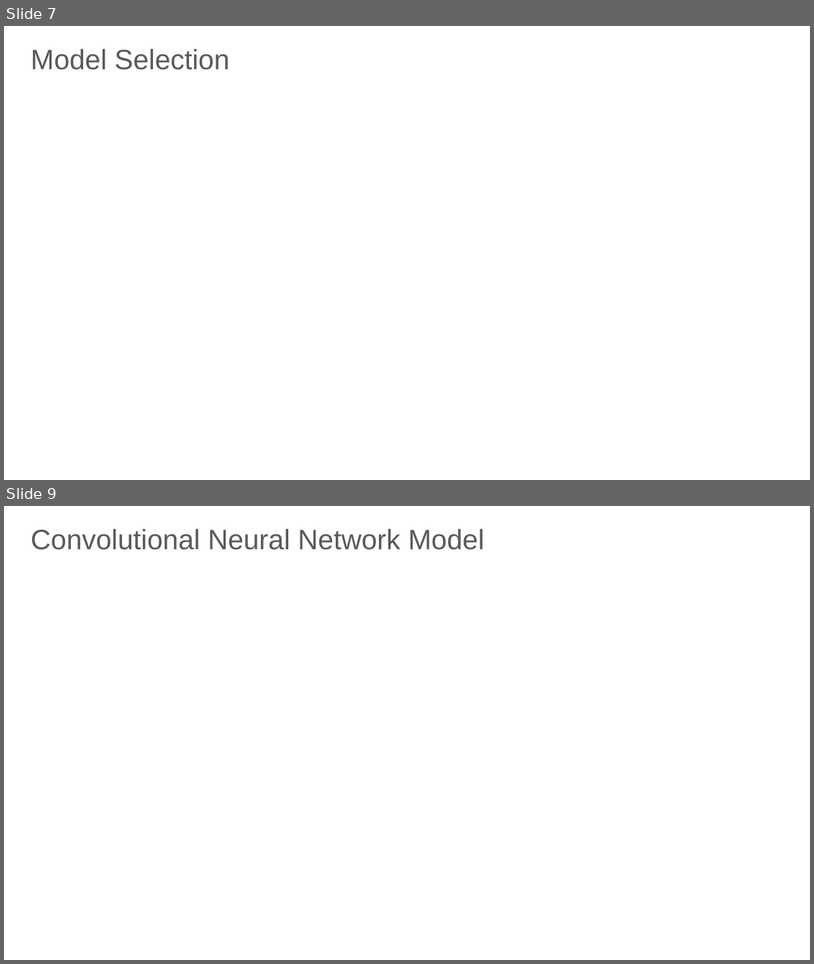
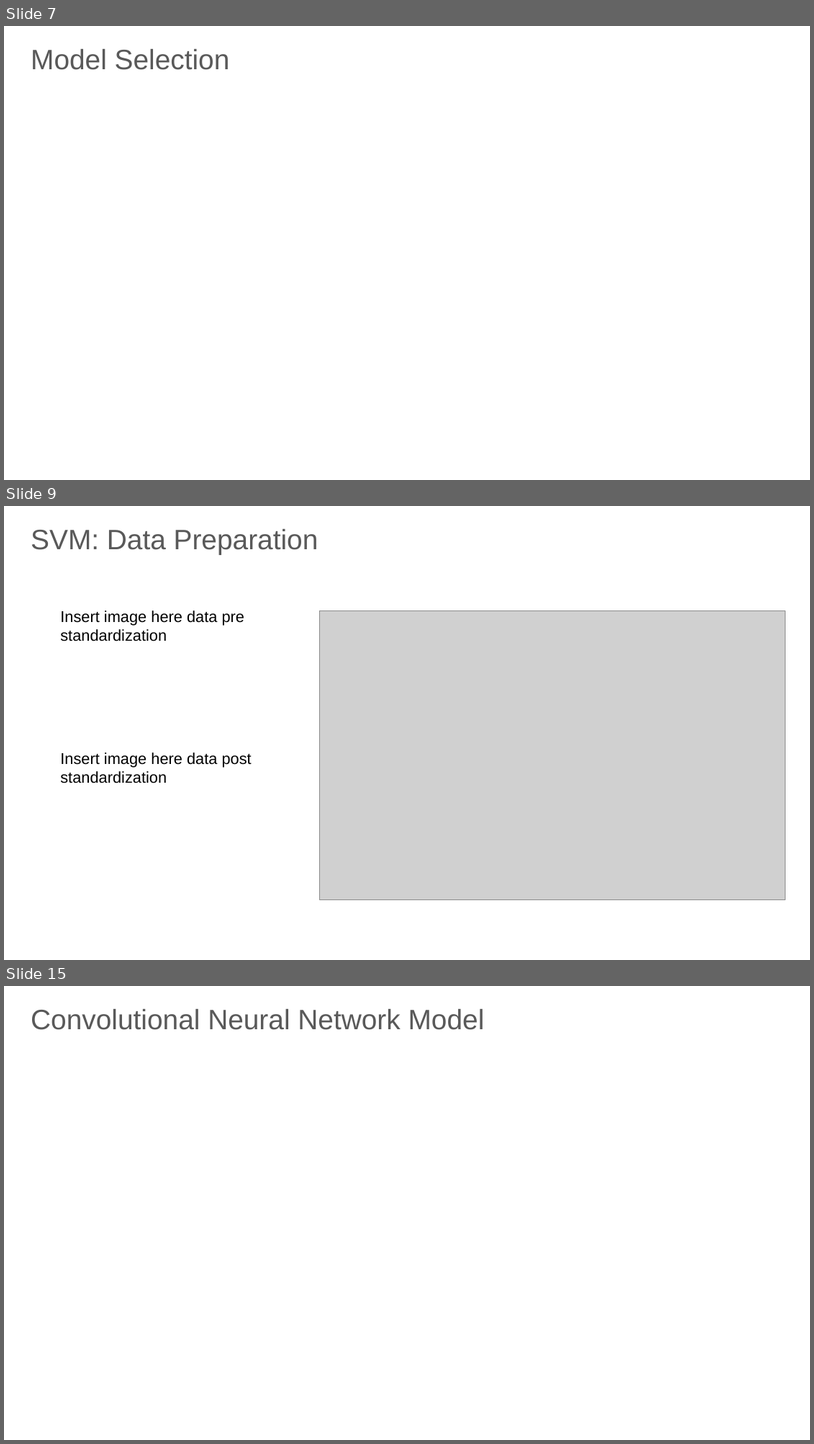
Before and after one commit to Root18D/AAI-501--Machine-Learning, a slide deck: AAI_501_Final_Project_Presentation_Group6_r1.pptx. Shown one above the other, each under a label of ours: slides 7 and 9 before the commit, slides 7, 9 and 15 after it; the slides between them are not shown. The pictures are 814x964 and 814x1444 pixels, drawn with LibreOffice and Linux fonts; fonts in the diff are those of the drawing; grey boxes stand for pictures; background and template pictures are left out. Boxes give left, top, right and bottom in pixels: in the first picture for what was removed or moved away, otherwise in the second. Text is boxed around its words. In the diff, an @@ line names an element or a change of style, - is before the commit and + after.

```diff
--- a/AAI_501_Final_Project_Presentation_Group6_r1.pptx
+++ b/AAI_501_Final_Project_Presentation_Group6_r1.pptx
@@ slide 9 added at <box>4,506,810,960</box>, background #FFFFFF @@
@@ text added at <box>31,529,319,554</box>, 25 pt, text #595959 @@
+SVM: Data Preparation
@@ text added at <box>60,610,244,641</box>, 14 pt, text #000000 @@
+Insert image here data pre standardization
@@ picture added at <box>320,611,785,900</box> @@
@@ text added at <box>60,752,252,783</box>, 14 pt, text #000000 @@
+Insert image here data post standardization
@@ what was slide 9 is now slide 15 @@
```
Also in this commit, not shown: 1 slide changed, 5 other slides added, 2 other files.
